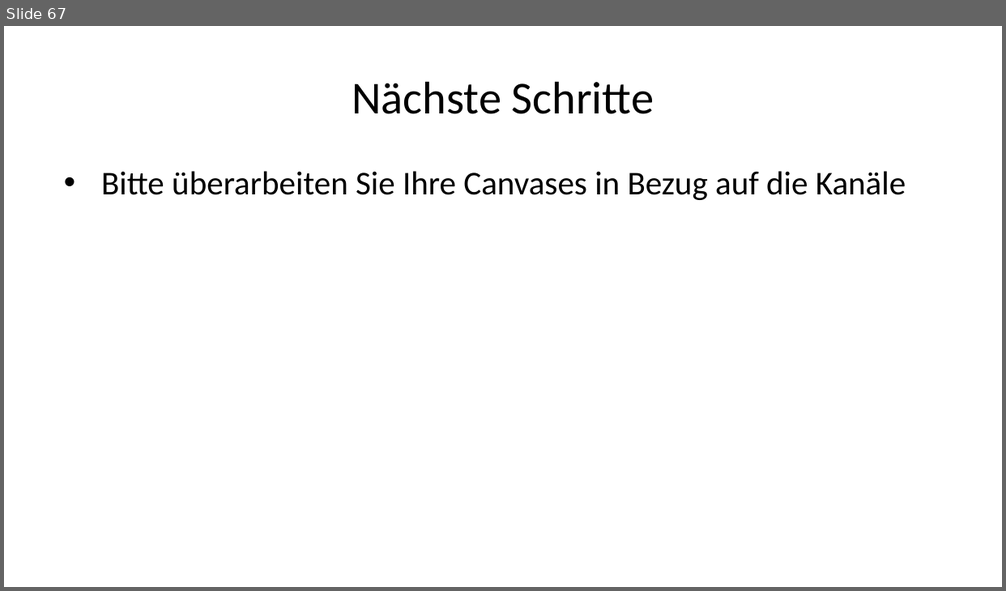
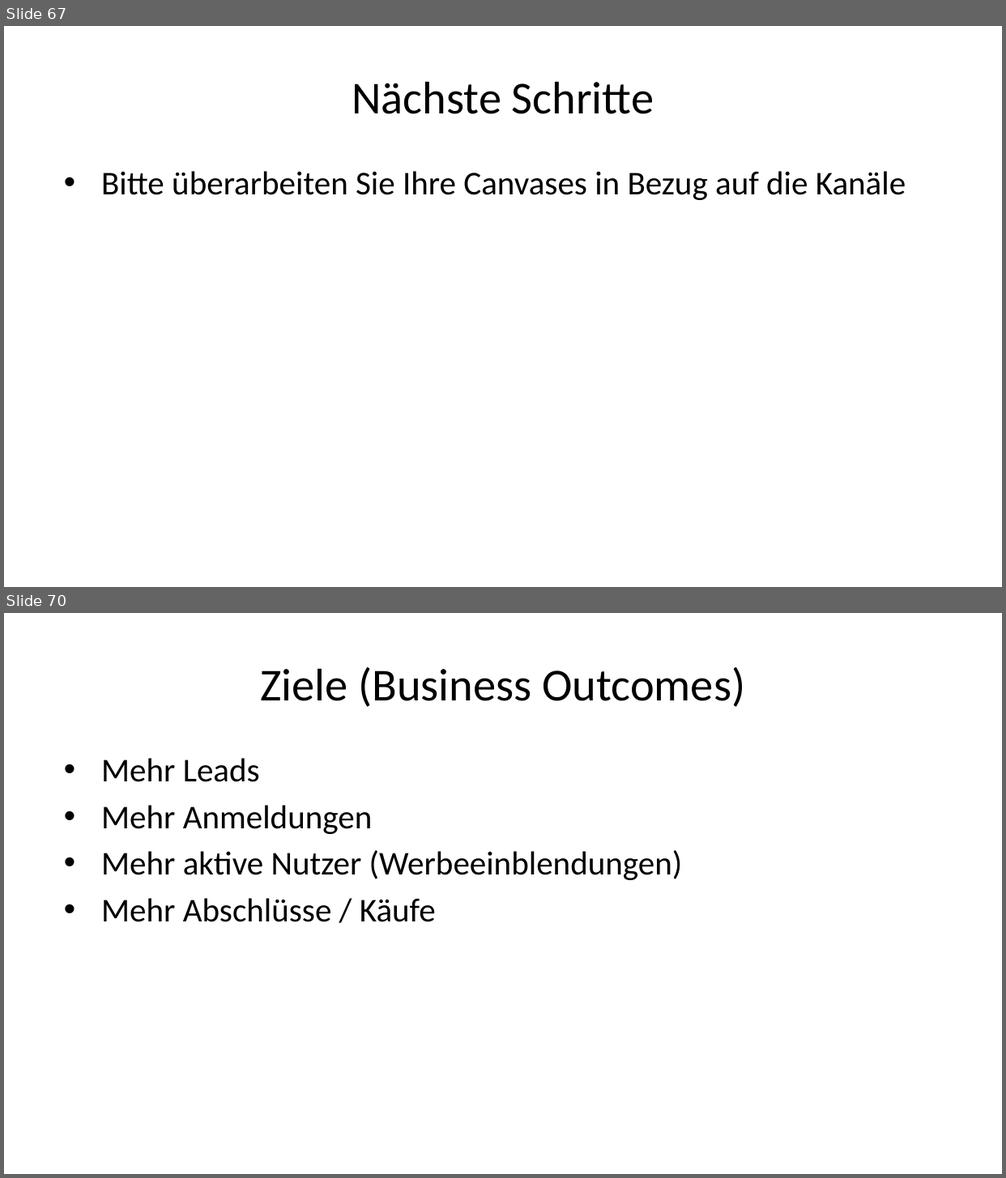
Before and after one commit to daswesen/digitale-inhalte, a slide deck: gdi.pptx. Shown one above the other, each under a label of ours: slide 67 before the commit, slides 67 and 70 after it; the slides between them are not shown. The pictures are 1006x591 and 1006x1178 pixels, drawn with LibreOffice and Linux fonts; fonts in the diff are those of the drawing. Boxes give left, top, right and bottom in pixels: in the first picture for what was removed or moved away, otherwise in the second. Text is boxed around its words. In the diff, an @@ line names an element or a change of style, - is before the commit and + after.

```diff
--- a/gdi.pptx
+++ b/gdi.pptx
@@ slide 70 added at (4,613,1002,1174), background #FFFFFF @@
@@ title added at (260,667,745,707), 33 pt, text #000000 @@
+Ziele (Business Outcomes)
@@ text added at (101,758,683,922), 24 pt, text #000000 @@
+• Mehr Leads
+• Mehr Anmeldungen
+• Mehr aktive Nutzer (Werbeeinblendungen)
+• Mehr Abschlüsse / Käufe
```
Also in this commit, not shown: 3 slides changed, 37 other slides added, 2 slides removed, 3 other files.
